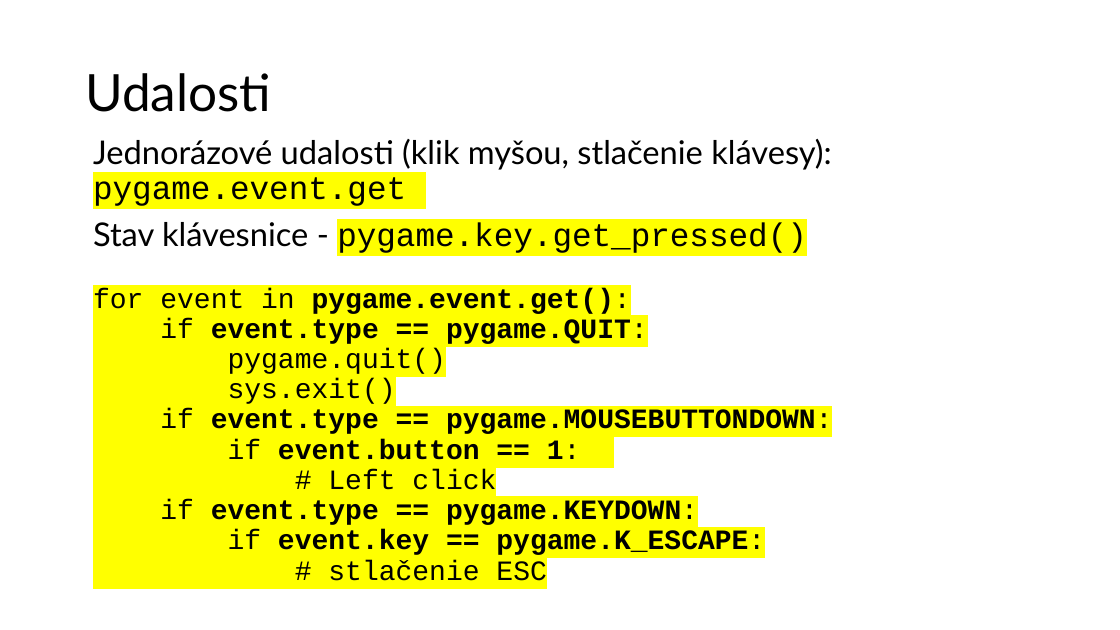
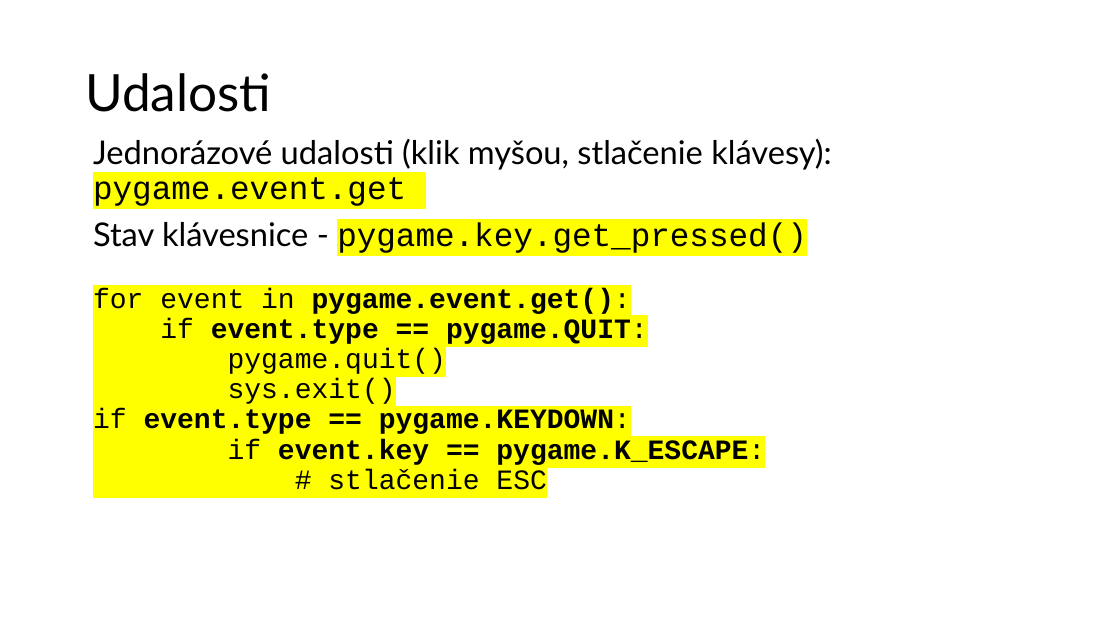
Before and after one commit to wagjo/oop, a slide deck: slide 7 of prezentacie/p13w.pptx. Drawn at 1120x630 pixels with LibreOffice and Linux fonts; fonts in the diff are those of the drawing. Boxes give left, top, right and bottom in pixels: in the first picture for what was removed or moved away, otherwise in the second. Text is boxed around its words. In the diff, an @@ line names an element or a change of style, - is before the commit and + after.

```diff
--- a/prezentacie/p13w.pptx
+++ b/prezentacie/p13w.pptx
@@ text at [160,409,832,490]: paragraphs removed @@
-if event.type == pygame.MOUSEBUTTONDOWN:
-if event.button == 1:
-# Left click
```
Also in this commit, not shown: 1 other slide changed, 5 other files.
